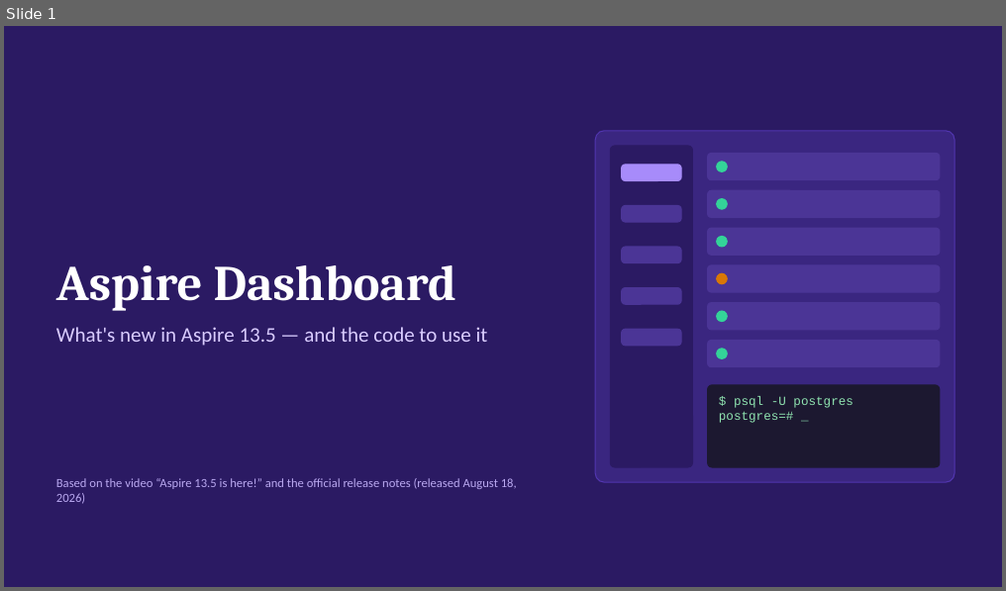
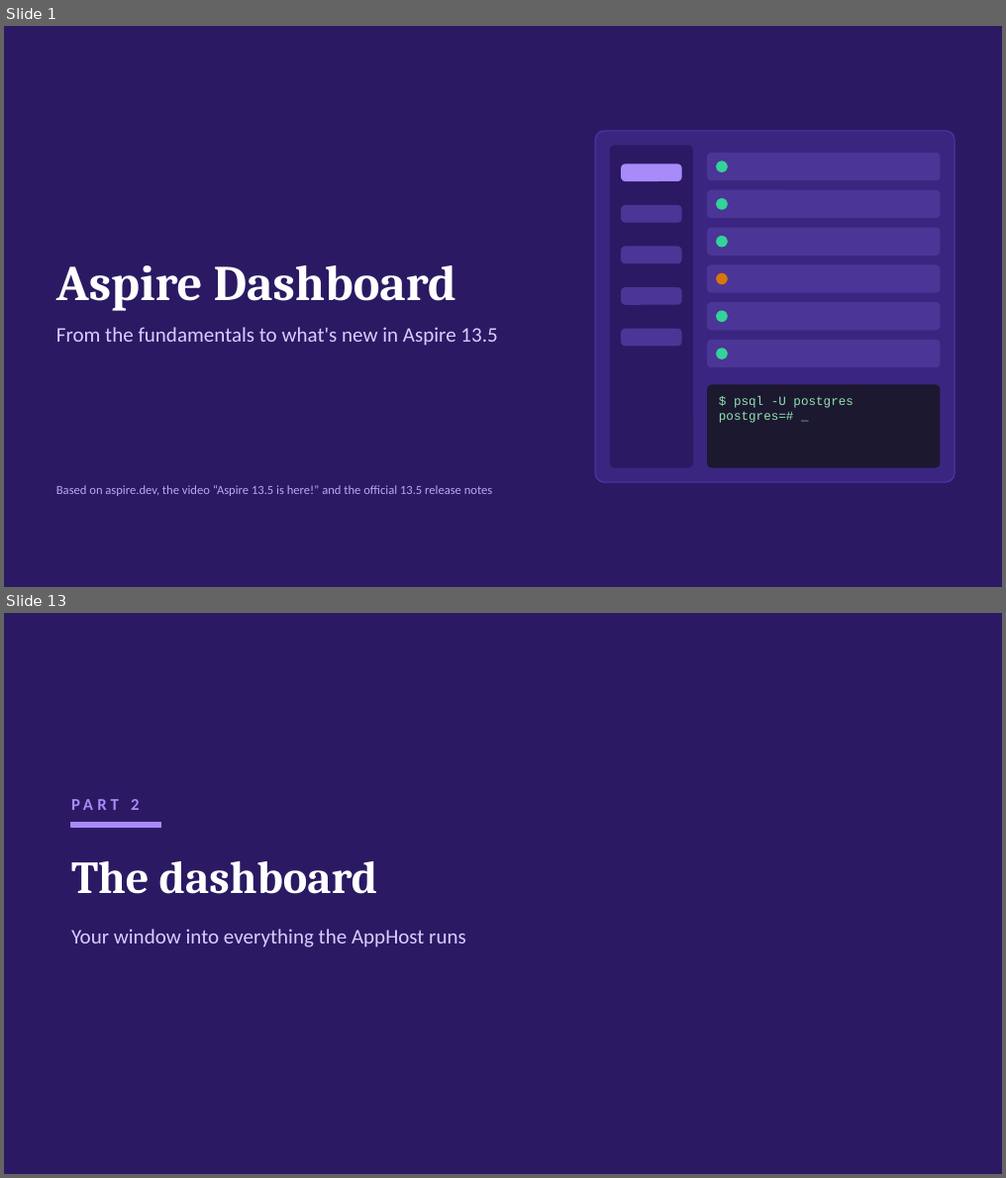
Before and after one commit to mcdmags/aspire-dashboard, a slide deck: aspire-dashboard-13-5.pptx. Shown one above the other, each under a label of ours: slide 1 before the commit, slides 1 and 13 after it; the slides between them are not shown. The pictures are 1006x591 and 1006x1178 pixels, drawn with LibreOffice and Linux fonts; fonts in the diff are those of the drawing. Boxes give left, top, right and bottom in pixels: in the first picture for what was removed or moved away, otherwise in the second. Text is boxed around its words. In the diff, an @@ line names an element or a change of style, - is before the commit and + after.

Commit message:
Added fundamentals and concise version

```diff
--- a/aspire-dashboard-13-5.pptx
+++ b/aspire-dashboard-13-5.pptx
@@ slide 13 added at [4,613,1002,1174], background #2B1A63 @@
@@ text added at [131,799,139,810], 16 pt, text #A78BFA, bold @@
+PART 2
@@ rectangle added at [71,823,161,827], fill #A78BFA, outline #A78BFA 1 pt @@
@@ title added at [71,861,377,894], 44 pt, text #FFFFFF, bold @@
+The dashboard
@@ text added at [71,929,466,948], 20 pt, text #D9CCFF @@
+Your window into everything the AppHost runs
@@ slide 1 changed as well @@
@@ text at [56,327,497,346]: text changed @@
-What's new in Aspire 13.5 — and the code to use it
+From the fundamentals to what's new in Aspire 13.5
@@ text at [56,485,493,496]: text changed @@
-Based on the video “Aspire 13.5 is here!” and the official release notes (released August 18, 2026)
+Based on aspire.dev, the video “Aspire 13.5 is here!” and the official 13.5 release notes
```
Also in this commit, not shown: 12 other slides changed, 18 other slides added, 5 slides removed, 1 other file.
